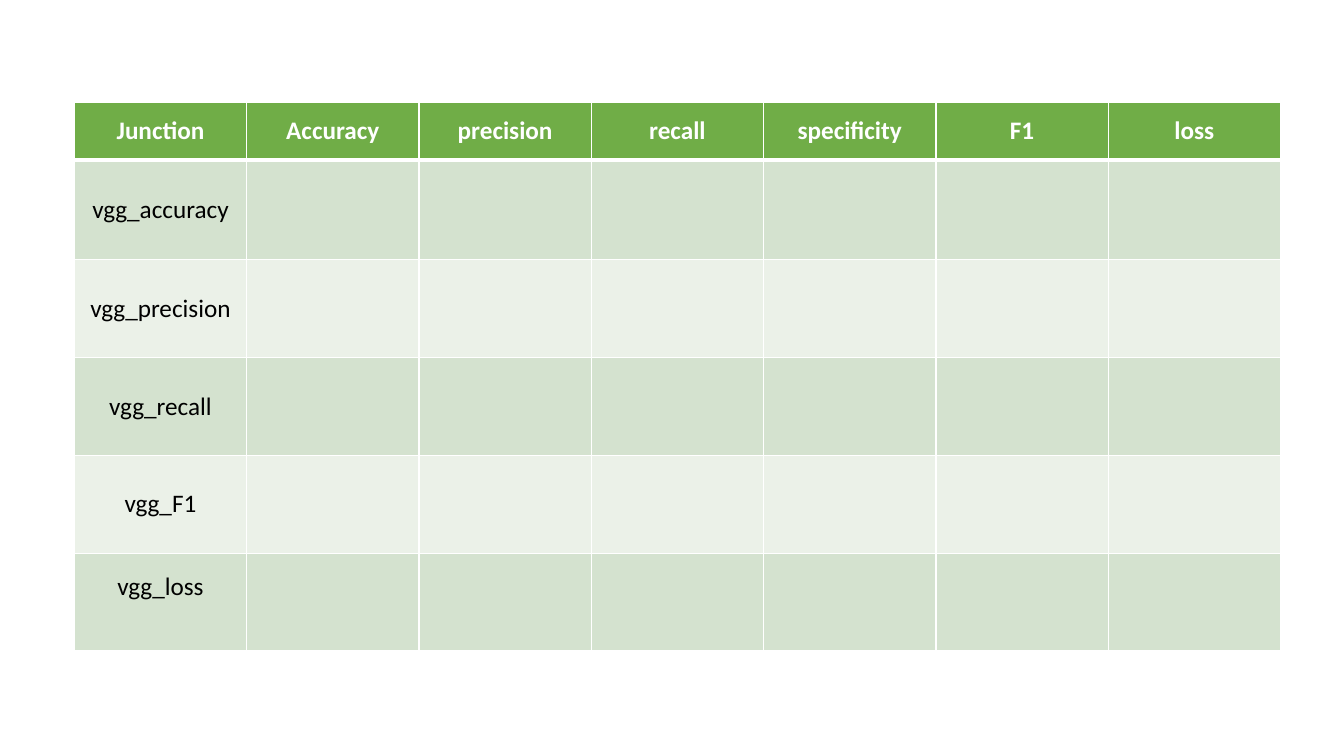
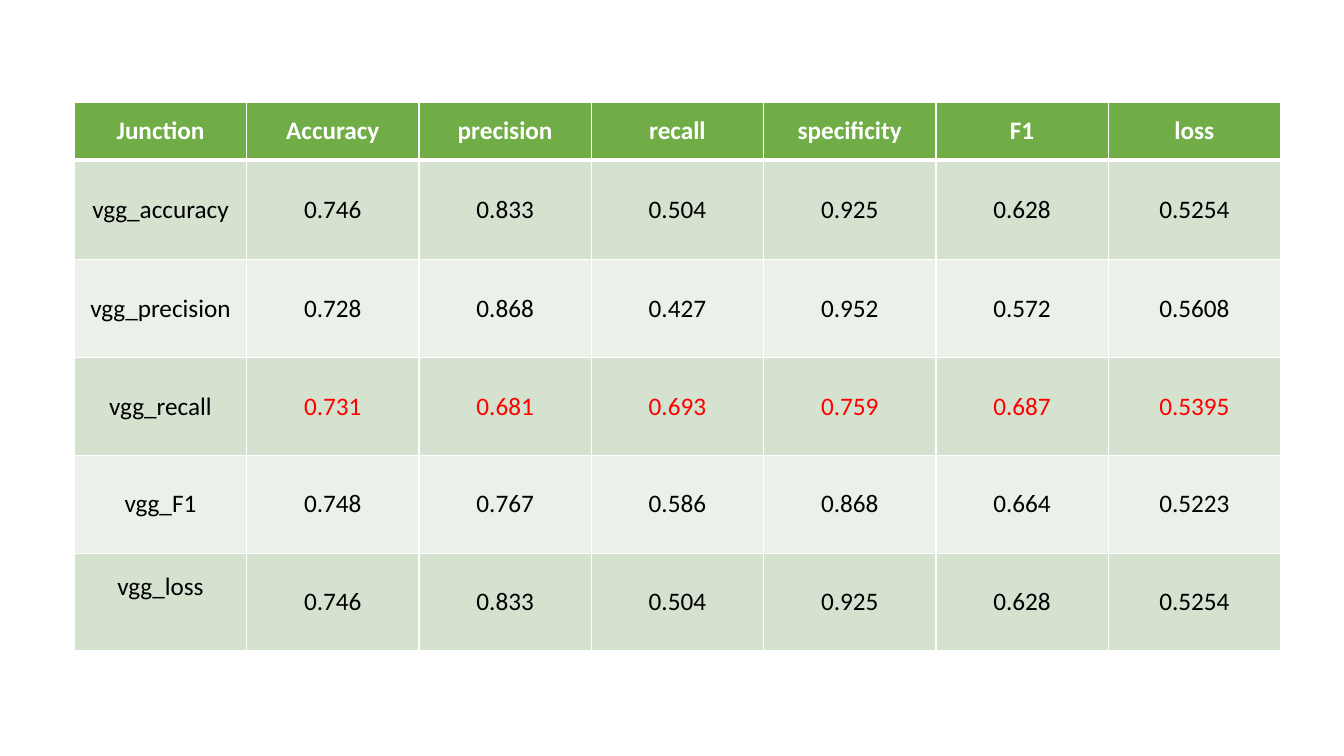
Before and after one commit to ZhouMengjie/bsd-cnn-network, a slide deck: slide 91 of BSD_Figures.pptx. Drawn at 1344x756 pixels with LibreOffice and Linux fonts; fonts in the diff are those of the drawing. Boxes give left, top, right and bottom in pixels: in the first picture for what was removed or moved away, otherwise in the second. Text is boxed around its words. In the diff, an @@ line names an element or a change of style, - is before the commit and + after.

```diff
--- a/BSD_Figures.pptx
+++ b/BSD_Figures.pptx
@@ table at [75, 103, 1281, 651] @@
-row 2: vgg_accuracy |  |  |  |  |  | 
+row 2: vgg_accuracy | 0.746 | 0.833 | 0.504 | 0.925 | 0.628 | 0.5254
-row 3: vgg_precision |  |  |  |  |  | 
+row 3: vgg_precision | 0.728 | 0.868 | 0.427 | 0.952 | 0.572 | 0.5608
-row 4: vgg_recall |  |  |  |  |  | 
+row 4: vgg_recall | 0.731 | 0.681 | 0.693 | 0.759 | 0.687 | 0.5395
-row 5: vgg_F1 |  |  |  |  |  | 
+row 5: vgg_F1 | 0.748 | 0.767 | 0.586 | 0.868 | 0.664 | 0.5223
-row 6: vgg_loss |  |  |  |  |  | 
+row 6: vgg_loss | 0.746 | 0.833 | 0.504 | 0.925 | 0.628 | 0.5254
```
Also in this commit, not shown: 1 other file.
